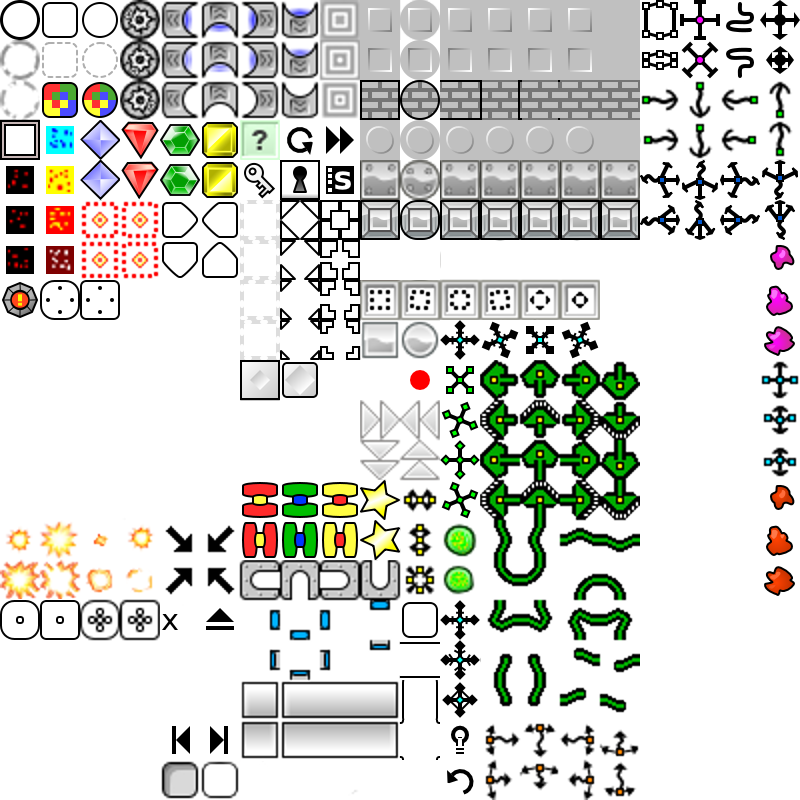
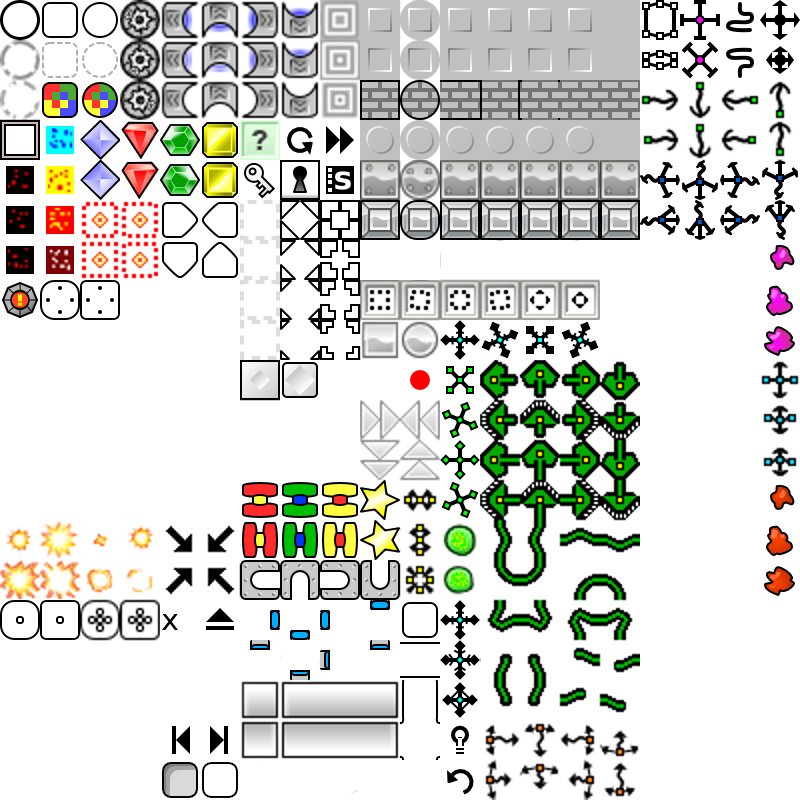
Two versions of the same layered image (800 × 800). Layer-by-layer changes:
painted on "Capa nueva#1" over [161, 560, 400, 799]
